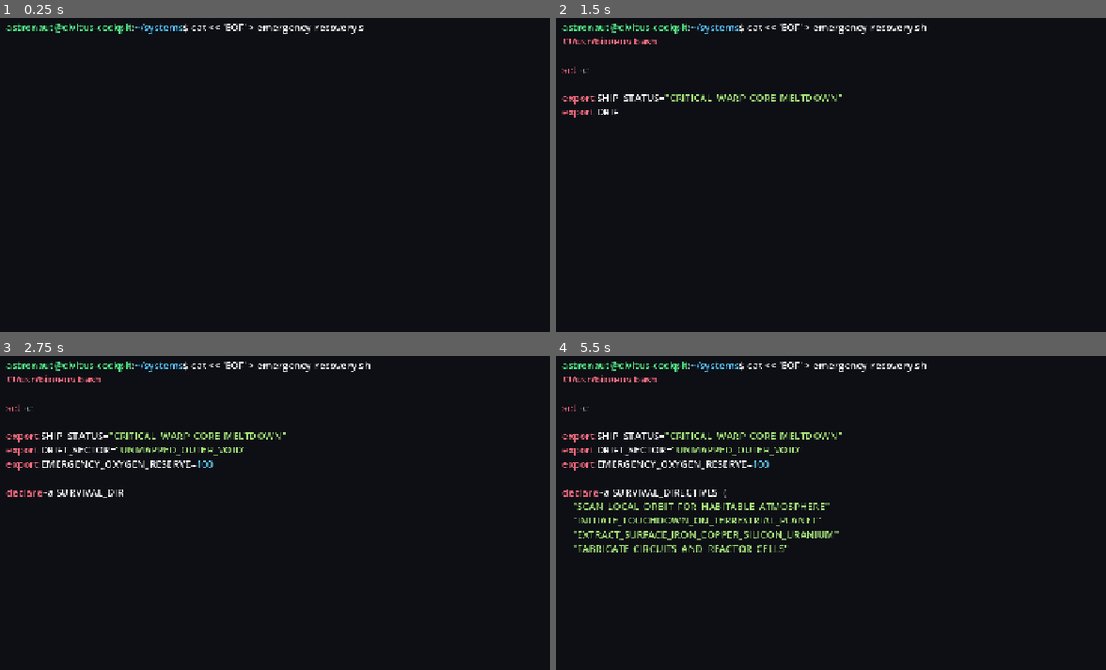
Above: before the commit, frames 1-4 (two rows, left to right).
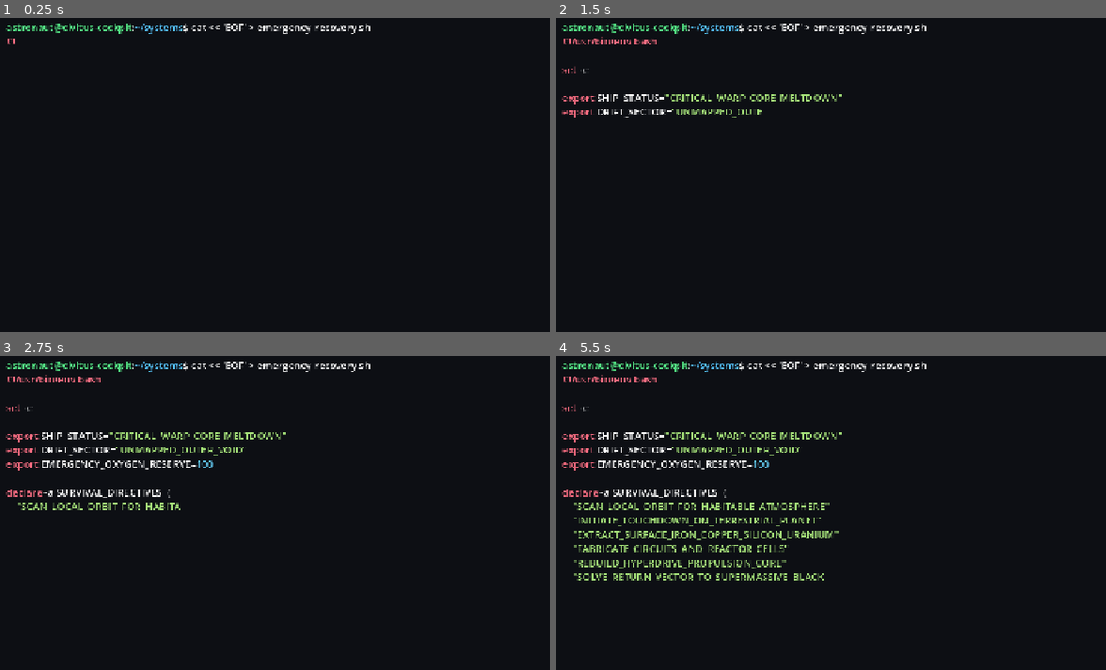
Above: after the commit, the same moments.

Repository: nicolasbuelvas/CIVITUS
Game: Godot game, scene res://scenes/tools/record_authentic_code_intro.tscn
Two runs of this game, one before a commit and one after it. Both use one fixed random seed, a clock stepped at 60 frames per second and the inputs below. This scene is started directly instead of the project's main scene. Sound files missing from this copy of the repository are replaced by a short silence.
Inputs (mouse positions are in pixels of both pictures, inside the frame that each line leads up to):
- Up to frame 1 (0.25 s): no input
- Up to frame 2 (1.5 s): tap Enter at 0.5 s; move the mouse to (1084, 190) at 0.52 s; hold D (move_right) 0.53-1.25 s; hold Left (rotate_cam_left) 0.53-1.25 s; click (1084, 190) at 0.67 s; tap Space (jump_thrust) at 1.25 s; drag from (765, 234) to (880, 297) at 1.27 s
- Up to frame 3 (2.75 s): tap Enter at 2 s; move the mouse to (434, 456) at 2.02 s; hold D (move_right) from 2.03 s (still down); hold Shift (sprint) from 2.03 s (still down)
- Up to frame 4 (5.5 s): release D (move_right) at 2.75 s; release Shift (sprint) at 2.75 s; drag from (880, 635) to (693, 487) at 2.77 s; move the mouse to (outside the picture) at 3.52 s; hold A (move_left) 3.53-4.25 s; hold F 3.53-4.25 s; drag from (693, 487) to (803, 443) at 4.27 s; move the mouse to (952, 550) at 5.02 s; hold S (move_backward) from 5.03 s (still down); tap H at 5.1 s; click (952, 550) at 5.17 s

The runs differ from the first frame. In frame 1, less than 0.1% of the frame differs, in the area x 1-68%, y 1-9%; in frame 2, 0.3%; in frame 3, 0.4%; in frame 4, 1.1%, in the area x 3-49%, y 64-72%.

Commit message:
feat: realistic Linux gcc and segfault compiler errors, 1.8s black hole, and fast 2.7s window flight to Sun

Diff:
--- a/scripts/tools/record_authentic_code_intro.gd
+++ b/scripts/tools/record_authentic_code_intro.gd
@@ -1,7 +1,7 @@
 extends Node3D
 
 var frame_count: int = 0
-var max_frames: int = 1440 # 24.0s @ 60fps
+var max_frames: int = 1080 # 18.0s @ 60fps
 var frames_dir: String = "res://temp_frames/authentic_intro/"
 var anim_time: float = 0.0
 
@@ -75,7 +75,7 @@
 var infinite_digits_pool: String = ""
 
 func _ready() -> void:
-	print("[Linux TTY Intro] Initializing 24.0s @ 60 FPS sequence...")
+	print("[Linux TTY Intro] Initializing 18.0s fast-action intro sequence...")
 	DirAccess.make_dir_recursive_absolute(ProjectSettings.globalize_path(frames_dir))
 
 	total_bash_chars = bash_script_plain.length()
@@ -222,7 +222,6 @@
 	title_card.add_child(subtitle_lbl)
 
 func _process(_delta: float) -> void:
-	# Fixed step of 1/60s per frame for 60 FPS silky smooth motion
 	var dt = 1.0 / 60.0
 	anim_time += dt
 	_update_sequence(anim_time, dt)
@@ -236,79 +235,81 @@
 
 	frame_count += 1
 	if frame_count >= max_frames:
-		print("[Linux TTY Intro] All 1440 frames captured.")
+		print("[Linux TTY Intro] All 1080 frames captured.")
 		get_tree().quit(0)
 
 func _update_sequence(t: float, dt: float) -> void:
 	# =========================================================================
-	# BEAT 1: 0.0s to 16.0s -> CODE & TERMINAL (LONGEST BEAT - 16s)
-	# =========================================================================
-	if t < 16.0:
+	# BEAT 1: 0.0s to 13.5s -> CODE & REAL LINUX COMPILATION (13.5s - LONGEST)
+	# =========================================================================
+	if t < 13.5:
 		black_screen.visible = true
 		terminal_rtl.visible = true
 		black_hole_quad.visible = false
 		sun_sphere.visible = false
 		ship.visible = false
 
-		# Phase 1A: Typing bash script calmly (0.0s to 8.5s)
-		if t < 8.5:
-			var typing_p = clamp(t / 8.0, 0.0, 1.0)
+		# Phase 1A: Typing bash script (0.0s to 7.0s)
+		if t < 7.0:
+			var typing_p = clamp(t / 6.6, 0.0, 1.0)
 			var chars_to_show = int(typing_p * total_bash_chars)
 			var cursor = "[color=#5af78e]█[/color]" if fmod(t, 0.24) < 0.12 else " "
 			terminal_rtl.text = prompt_str + bash_script_bbcode + cursor
 			terminal_rtl.visible_characters = 54 + chars_to_show
 
-		# Phase 1B: Part 1 Run & Error (8.5s to 10.8s)
-		elif t < 10.8:
+		# Phase 1B: Step 1 Linker & Network Error (7.0s to 9.0s)
+		elif t < 9.0:
 			terminal_rtl.visible_characters = -1
-			if t > 10.6:
+			if t > 8.8:
 				terminal_rtl.text = "[color=#5af78e]astronaut@civitus-cockpit[/color]:[color=#57c7ff]~/systems[/color][color=#f1f1f0]$[/color] clear"
 			else:
-				var out = "[color=#5af78e]astronaut@civitus-cockpit[/color]:[color=#57c7ff]~/systems[/color][color=#f1f1f0]$[/color] bash emergency_recovery.sh --check-relay\n\n"
-				out += "[color=#67d5ff]>> [1/3] VERIFYING QUANTUM RELAY HANDSHAKE (relay.unmilkyway.core)...[/color]\n"
-				if t >= 9.3:
-					out += "[color=#ff5555]>>> [ERR_CONNECTION_TIMEOUT] 0 repeaters in range. Link negotiation failed.[/color]\n"
-					out += "[color=#ff5555]    Galactic core communication grid unreachable. Signal lost.[/color]\n\n"
-					out += "[color=#ff7085][FAILED] EXIT CODE 1[/color]"
+				var out = "[color=#5af78e]astronaut@civitus-cockpit[/color]:[color=#57c7ff]~/systems[/color][color=#f1f1f0]$[/color] gcc -O2 emergency_recovery.c -o recovery -lquantum_relay\n\n"
+				out += "[color=#abb2bf]quantum_relay.c: In function 'ping_sagittarius_quantum_relay':[/color]\n"
+				if t >= 7.6:
+					out += "[color=#e5c07b]quantum_relay.c:19:5: warning: implicit declaration of function 'subspace_ping' [-Wimplicit-function-declaration][/color]\n"
+					out += "[color=#ff5555]/usr/bin/ld: cannot find -lquantum_relay: No such file or directory[/color]\n"
+					out += "[color=#ff5555]collect2: error: ld returned 1 exit status[/color]\n"
+					out += "[color=#ff7085]make: *** [Makefile:18: recovery] Error 1 (EHOSTUNREACH: 0 repeaters in local light-cone)[/color]"
 				terminal_rtl.text = out
 
-		# Phase 1C: Part 2 Run & Error (10.8s to 13.0s)
-		elif t < 13.0:
+		# Phase 1C: Step 2 Segfault Critical Error (9.0s to 11.0s)
+		elif t < 11.0:
 			terminal_rtl.visible_characters = -1
-			if t > 12.8:
+			if t > 10.8:
 				terminal_rtl.text = "[color=#5af78e]astronaut@civitus-cockpit[/color]:[color=#57c7ff]~/systems[/color][color=#f1f1f0]$[/color] clear"
 			else:
-				var out = "[color=#5af78e]astronaut@civitus-cockpit[/color]:[color=#57c7ff]~/systems[/color][color=#f1f1f0]$[/color] bash emergency_recovery.sh --check-warp\n\n"
-				out += "[color=#67d5ff]>> [2/3] DIAGNOSING WARP CORE MAGNETIC CONTAINMENT & COILS...[/color]\n"
-				if t >= 11.6:
-					out += "[color=#ff5555]>>> [CRITICAL_MELTDOWN] SCRIPT ERROR: Hyperdrive coils vaporized.[/color]\n"
-					out += "[color=#ff5555]    Magnetic containment compromised. Relativistic propulsion offline.[/color]\n\n"
-					out += "[color=#ff7085][FAILED] EXIT CODE 2[/color]"
+				var out = "[color=#5af78e]astronaut@civitus-cockpit[/color]:[color=#57c7ff]~/systems[/color][color=#f1f1f0]$[/color] ./emergency_recovery --diagnose-warp\n\n"
+				out += "[color=#67d5ff][    0.001420] warp_core: probing magnetic pinch coil sensors...[/color]\n"
+				if t >= 9.6:
+					out += "[color=#e5c07b][    0.284102] WARN: sensor bus 0x3F unresponsive. Thermal runaway detected.[/color]\n"
+					out += "[color=#ff5555][    0.512904] emergency_recovery[2048]: segfault at 0x00000000 ip 0x7f8e12sp 0x7ffd19 in libhyperdrive.so[/color]\n"
+					out += "[color=#ff5555]Segmentation fault (core dumped)[/color]\n"
+					out += "[color=#ff7085][CRITICAL_MELTDOWN] exit status 139 (Warp coils vaporized)[/color]"
 				terminal_rtl.text = out
 
-		# Phase 1D: Part 3 Solve Distance & Infinite Stream (13.0s to 16.0s)
+		# Phase 1D: Step 3 Solve Distance & Infinite Stream (11.0s to 13.5s)
 		else:
 			terminal_rtl.visible_characters = -1
-			var out = "[color=#5af78e]astronaut@civitus-cockpit[/color]:[color=#57c7ff]~/systems[/color][color=#f1f1f0]$[/color] bash emergency_recovery.sh --solve-distance\n\n"
-			out += "[color=#67d5ff]>> [3/3] SOLVING RELATIVISTIC VECTOR TO SUPERMASSIVE BLACK HOLE...[/color]\n"
-			out += "[color=#98c379][OK] VECTOR SOLVED: GALACTIC CORE SINGULARITY (THE UNMILKY WAY).[/color]\n\n"
+			var out = "[color=#5af78e]astronaut@civitus-cockpit[/color]:[color=#57c7ff]~/systems[/color][color=#f1f1f0]$[/color] ./emergency_recovery --solve-distance\n\n"
+			out += "[color=#67d5ff][    0.000840] astrometrics: solving relativistic geodesic to Galactic Singularity...[/color]\n"
+			out += "[color=#98c379][OK] TARGET SOLVED: SAGITTARIUS SUPERMASSIVE BLACK HOLE (THE UNMILKY WAY).[/color]\n\n"
 			out += "[color=#e5c07b]CALCULATED DISTANCE TO HOME: [/color]"
 
-			var num_time = t - 13.3
-			var digits_count = int(clamp(num_time / 2.3, 0.0, 1.0) * 850)
+			var num_time = t - 11.3
+			var digits_count = int(clamp(num_time / 2.0, 0.0, 1.0) * 850)
 			var sub_digits = infinite_digits_pool.substr(0, digits_count)
 
 			out += "[color=#ffb454]" + sub_digits + "... AU[/color]\n\n"
-			if num_time > 1.2:
-				out += "[color=#ff7085]>>> SYSTEM WARNING: INFINITE DISTANCE DETECTED // TRAVEL TIME: UNMEASURABLE[/color]"
+			if num_time > 1.0:
+				out += "[color=#ff7085]>>> [OVERFLOW] DISTANCE EXCEEDS 64-BIT PRECISION // TRAVEL TIME: UNMEASURABLE[/color]"
 
 			terminal_rtl.text = out
 
 	# =========================================================================
-	# BEAT 2: 16.0s to 19.5s -> SUPERMASSIVE BLACK HOLE (SHORTENED TO 3.5s)
-	# =========================================================================
-	elif t < 19.5:
-		var b2_t = t - 16.0
+	# BEAT 2: 13.5s to 15.3s -> SUPERMASSIVE BLACK HOLE (RÁPIDA - ONLY 1.8s)
+	# =========================================================================
+	elif t < 15.3:
+		var b2_t = t - 13.5
 		black_screen.visible = false
 		terminal_rtl.visible = false
 
@@ -316,15 +317,15 @@
 		sun_sphere.visible = false
 		ship.visible = false
 
-		camera.position = Vector3(0, 0, lerp(12.5, 6.8, b2_t / 3.5))
+		camera.position = Vector3(0, 0, lerp(11.5, 7.0, b2_t / 1.8))
 		camera.look_at(Vector3.ZERO, Vector3.UP)
-		black_hole_quad.rotation.z += dt * 0.04
-
-	# =========================================================================
-	# BEAT 3: 19.5s to 24.0s -> CABIN & ULTRA SMOOTH 60 FPS FORWARD GLIDE (4.5s)
+		black_hole_quad.rotation.z += dt * 0.05
+
+	# =========================================================================
+	# BEAT 3: 15.3s to 18.0s -> RAPID & FLUID GLIDE OUT WINDOW TO SUN (2.7s)
 	# =========================================================================
 	else:
-		var b3_t = t - 19.5
+		var b3_t = t - 15.3
 		black_hole_quad.visible = false
 		ship.visible = true
 		sun_sphere.visible = true
@@ -333,13 +334,12 @@
 
 		sun_sphere.rotation.y += dt * 0.08
 
-		# Ultra smooth forward camera glide through the window cutout
-		var p = clamp(b3_t / 4.4, 0.0, 1.0)
+		# Fast, dynamic, buttery-smooth forward flight out of window
+		var p = clamp(b3_t / 2.5, 0.0, 1.0)
 		var s_p = p * p * (3.0 - 2.0 * p) # Smoothstep easing
 
-		# Gentle displacement from cockpit center (Z=-0.6) smoothly floating forward
 		var start_pos = Vector3(0.0, 1.84, -0.6)
-		var end_pos = Vector3(0.8, 2.5, -14.0)
+		var end_pos = Vector3(0.8, 2.5, -16.0)
 		camera.position = start_pos.lerp(end_pos, s_p)
 
 		var start_look = Vector3(0.0, 1.96, -4.0)
@@ -347,10 +347,10 @@
 		var cur_look = start_look.lerp(end_look, s_p)
 		camera.look_at(cur_look, Vector3.UP)
 
-		# Smooth progressive background darkening
-		fade_overlay.color = Color(0.0, 0.0, 0.0, clamp((b3_t - 1.5) / 1.8, 0.0, 0.90))
-
-		# Smooth title fade-in
-		if b3_t > 1.8:
-			var title_p = clamp((b3_t - 1.8) / 1.6, 0.0, 1.0)
+		# Smooth rapid background darkening
+		fade_overlay.color = Color(0.0, 0.0, 0.0, clamp((b3_t - 0.7) / 1.4, 0.0, 0.90))
+
+		# Fast title reveal
+		if b3_t > 0.8:
+			var title_p = clamp((b3_t - 0.8) / 1.3, 0.0, 1.0)
 			title_card.modulate.a = title_p
Not shown, changed: animacion_intro_the_unmilky_way_final.mp4
Not shown, changed: assets/audio/pure_typing_intro_soundtrack.wav
Not shown, changed: scripts/tools/generate_authentic_intro_audio.py
